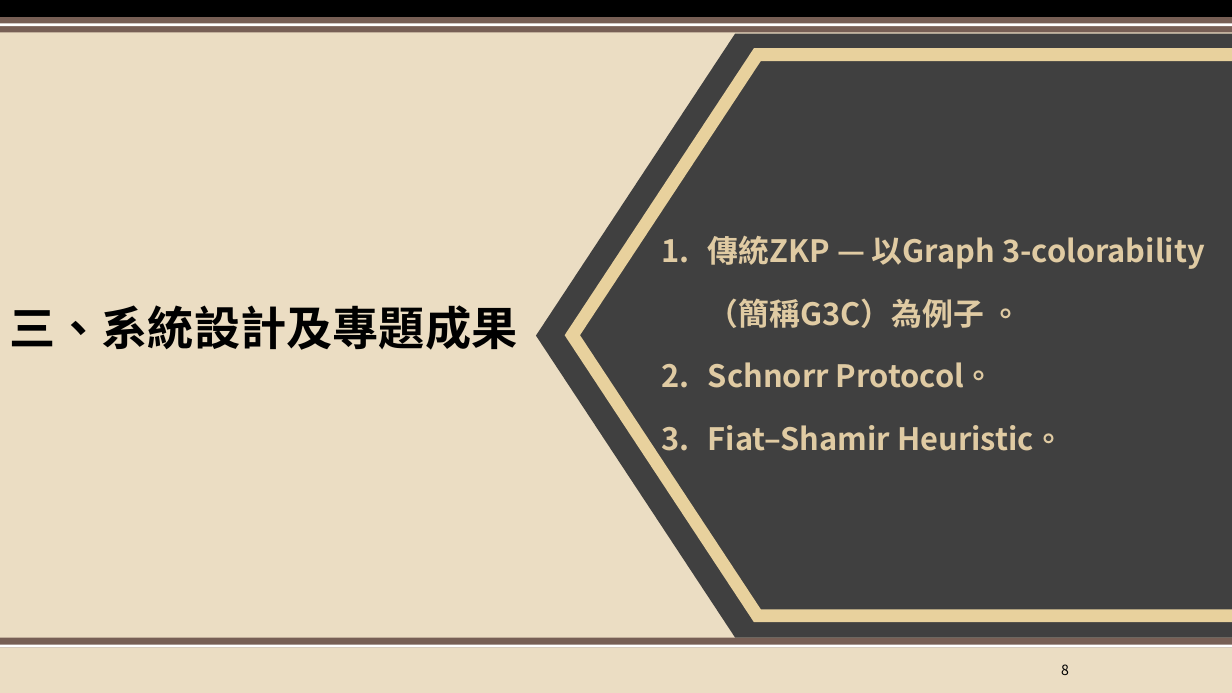
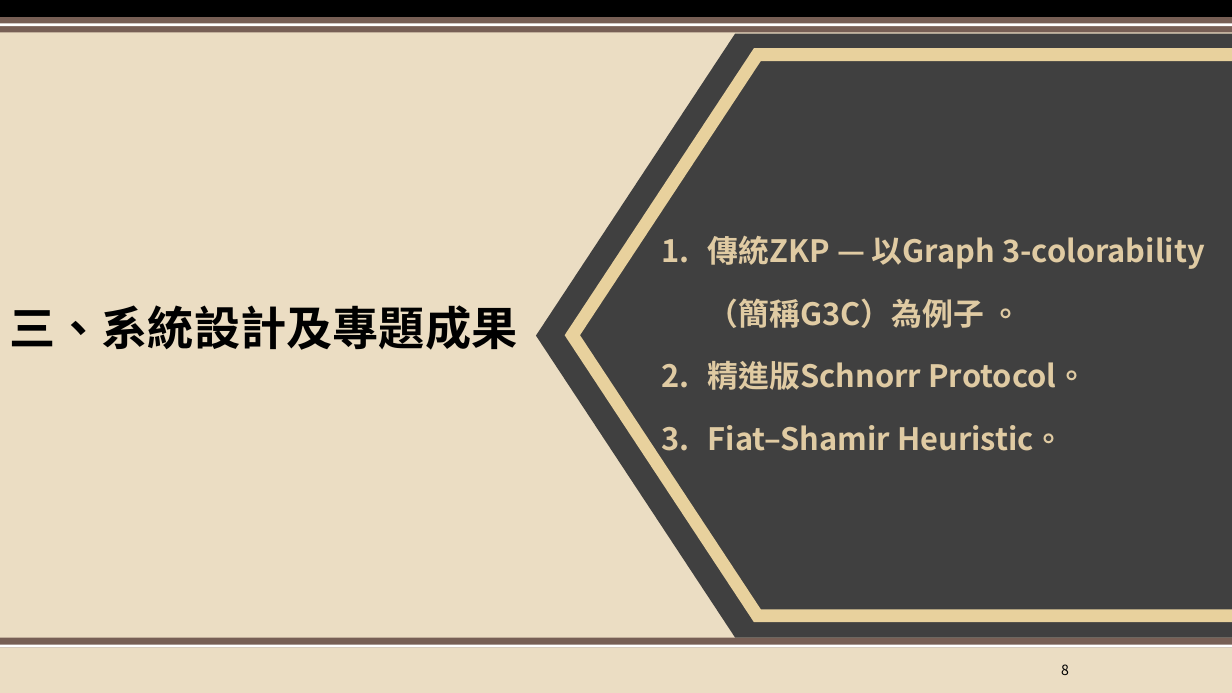
Before and after one commit to XXXaBg3619/ZKP, a slide deck: slide 8 of 密碼學期末專題簡報.pptx. Drawn at 1232x693 pixels with LibreOffice and Linux fonts; fonts in the diff are those of the drawing; background and template pictures are left out. Boxes give left, top, right and bottom in pixels: in the first picture for what was removed or moved away, otherwise in the second. Text is boxed around its words. In the diff, an @@ line names an element or a change of style, - is before the commit and + after.

Commit message:
Modify 精進版Schnorr Protocol

```diff
--- a/密碼學期末專題簡報.pptx
+++ b/密碼學期末專題簡報.pptx
@@ text at (708,361,1087,390): text changed @@
-2. Schnorr Protocol。
+2. 精進版Schnorr Protocol。
```
Also in this commit, not shown: 7 other slides changed, 3 other files.
